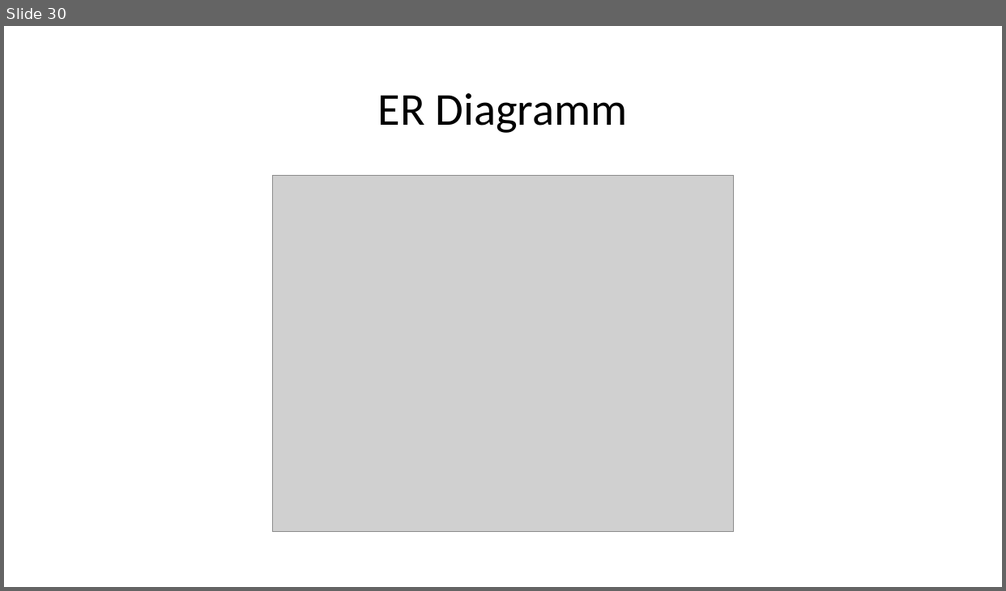
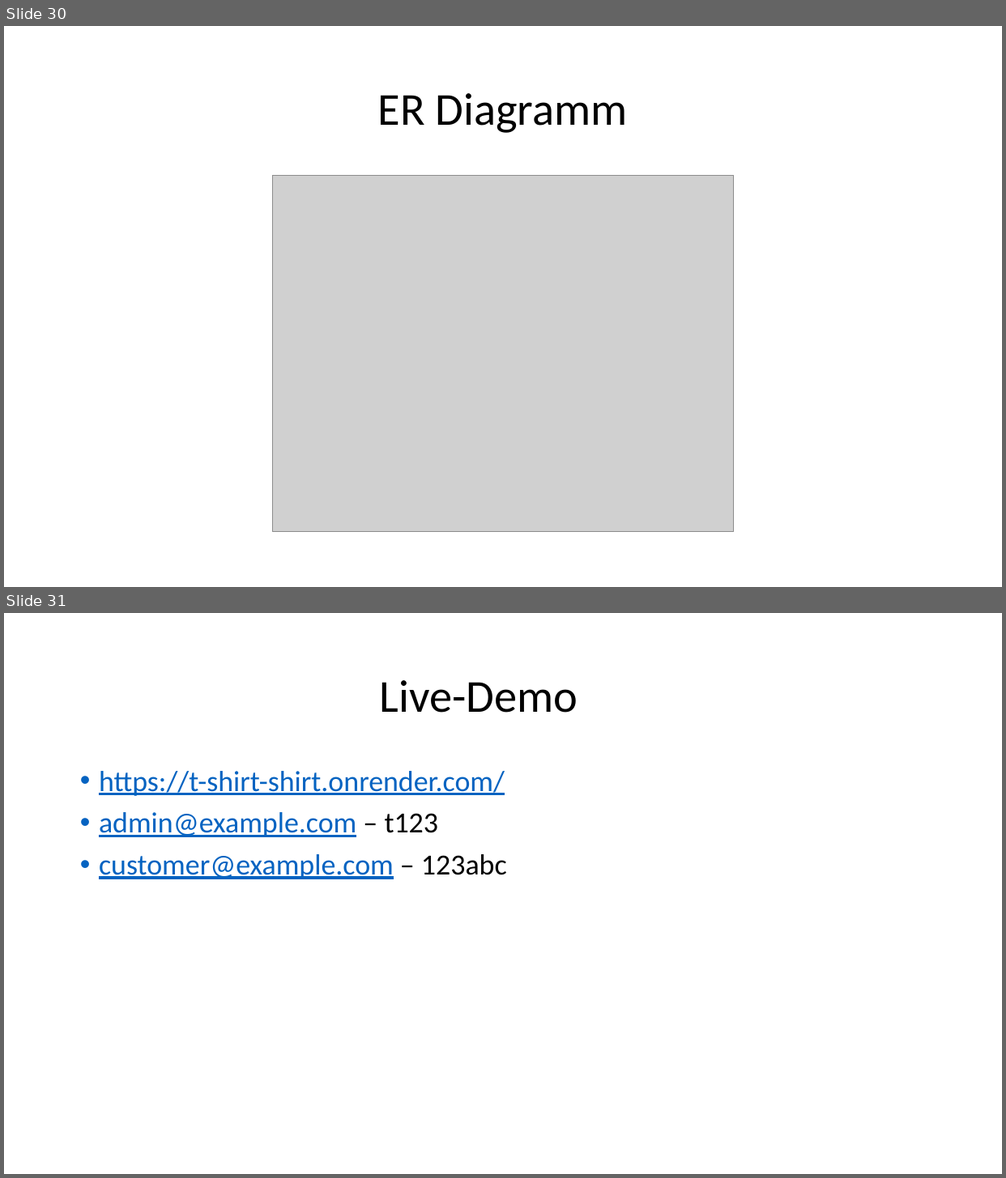
Before and after one commit to Sprayer115/render, a slide deck: Zusatz_Material/Web-Technologie.pptx. Shown one above the other, each under a label of ours: slide 30 before the commit, slides 30 and 31 after it. The pictures are 1006x591 and 1006x1178 pixels, drawn with LibreOffice and Linux fonts; fonts in the diff are those of the drawing; grey boxes stand for pictures. Boxes give left, top, right and bottom in pixels: in the first picture for what was removed or moved away, otherwise in the second. Text is boxed around its words. In the diff, an @@ line names an element or a change of style, - is before the commit and + after.

```diff
--- a/Zusatz_Material/Web-Technologie.pptx
+++ b/Zusatz_Material/Web-Technologie.pptx
@@ slide 31 added at [4,613,1002,1174], background #FFFFFF @@
@@ title added at [380,680,578,713], 44 pt, text #000000 @@
+Live-Demo
@@ text added at [99,771,507,879], 28 pt, text #0563C1, underline @@
+• https://t-shirt-shirt.onrender.com/
+• admin@example.com – t123
+• customer@example.com – 123abc
```
Also in this commit, not shown: 4 slides changed.
